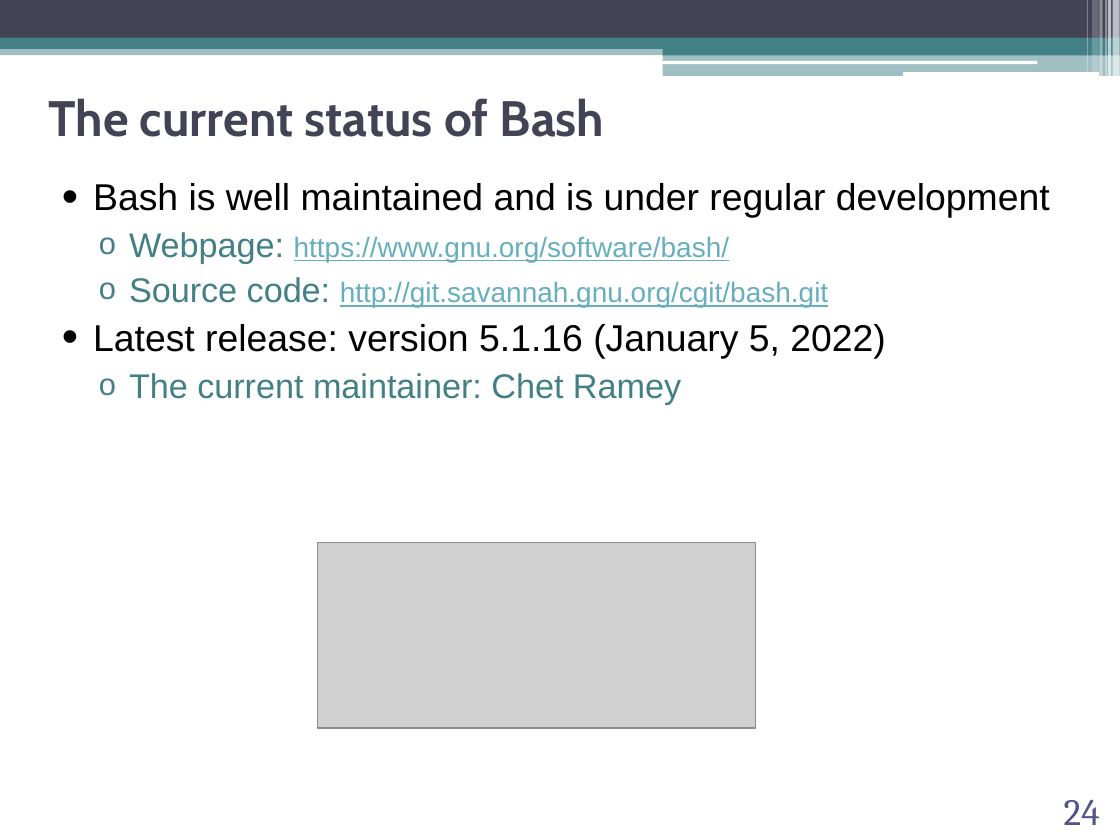
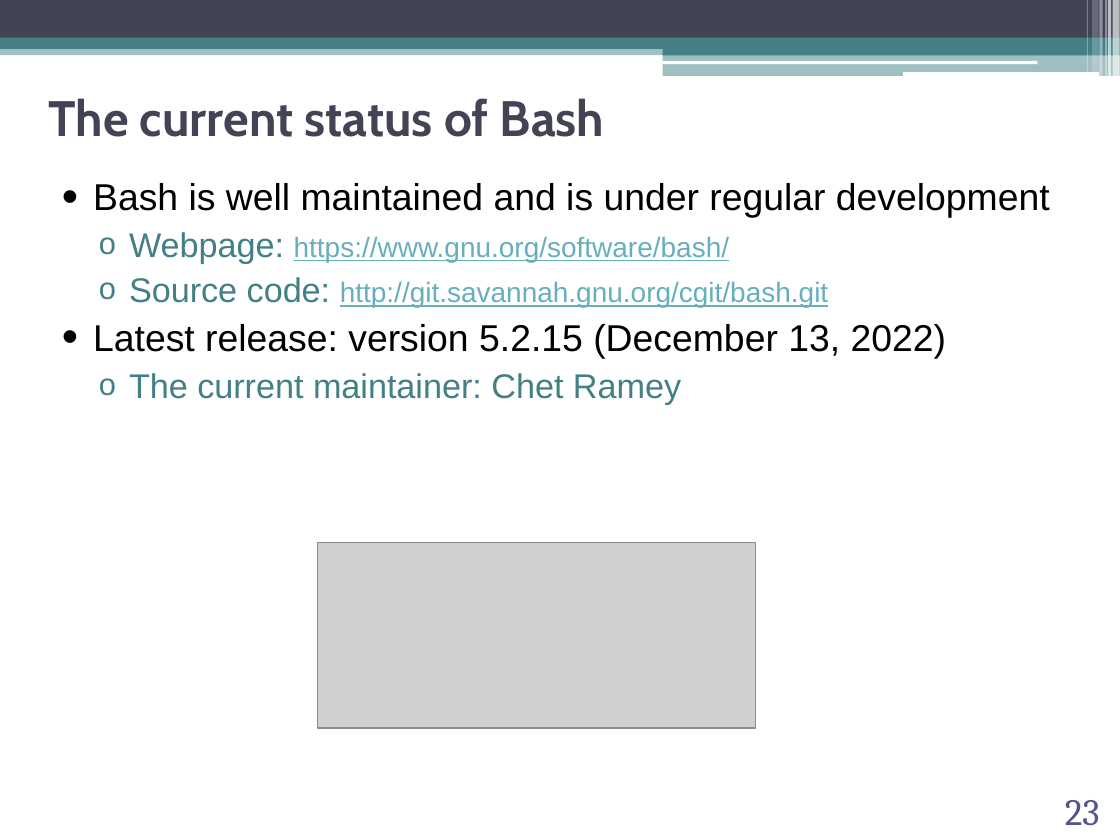
Before and after one commit to abilandz/PH8124, a slide deck: slide 23 of Lecture_1/ABilandzic_PH8124_SS2023.pptx (slide 24 before the commit). Drawn at 1120x840 pixels with LibreOffice and Linux fonts; fonts in the diff are those of the drawing; grey boxes stand for pictures; background and template pictures are left out. Boxes give left, top, right and bottom in pixels: in the first picture for what was removed or moved away, otherwise in the second. Text is boxed around its words. In the diff, an @@ line names an element or a change of style, - is before the commit and + after.

```diff
--- a/Lecture_1/ABilandzic_PH8124_SS2023.pptx
+++ b/Lecture_1/ABilandzic_PH8124_SS2023.pptx
@@ text at bbox=[93, 324, 946, 359]: text changed @@
-• Latest release: version 5.1.16 (January 5, 2022)
+• Latest release: version 5.2.15 (December 13, 2022)
@@ page number at bbox=[1065, 800, 1100, 826]: text changed @@
-24
+23
```
Also in this commit, not shown: 12 other slides changed, 1 slide removed, 3 other files.
